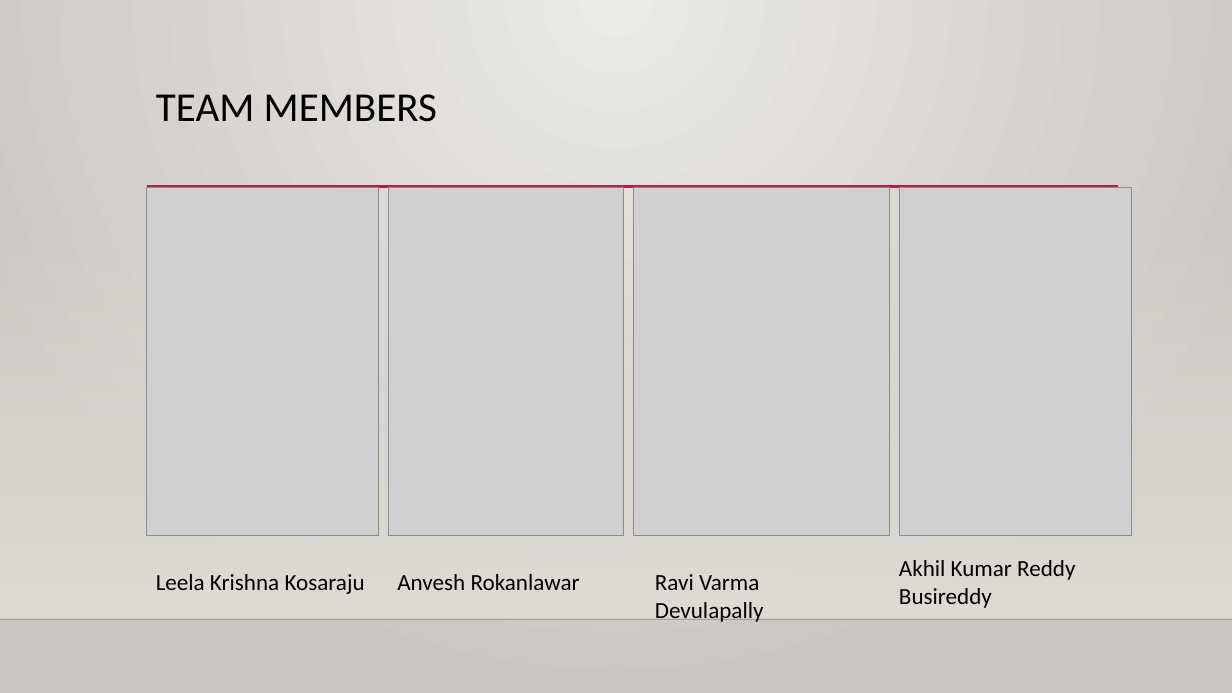
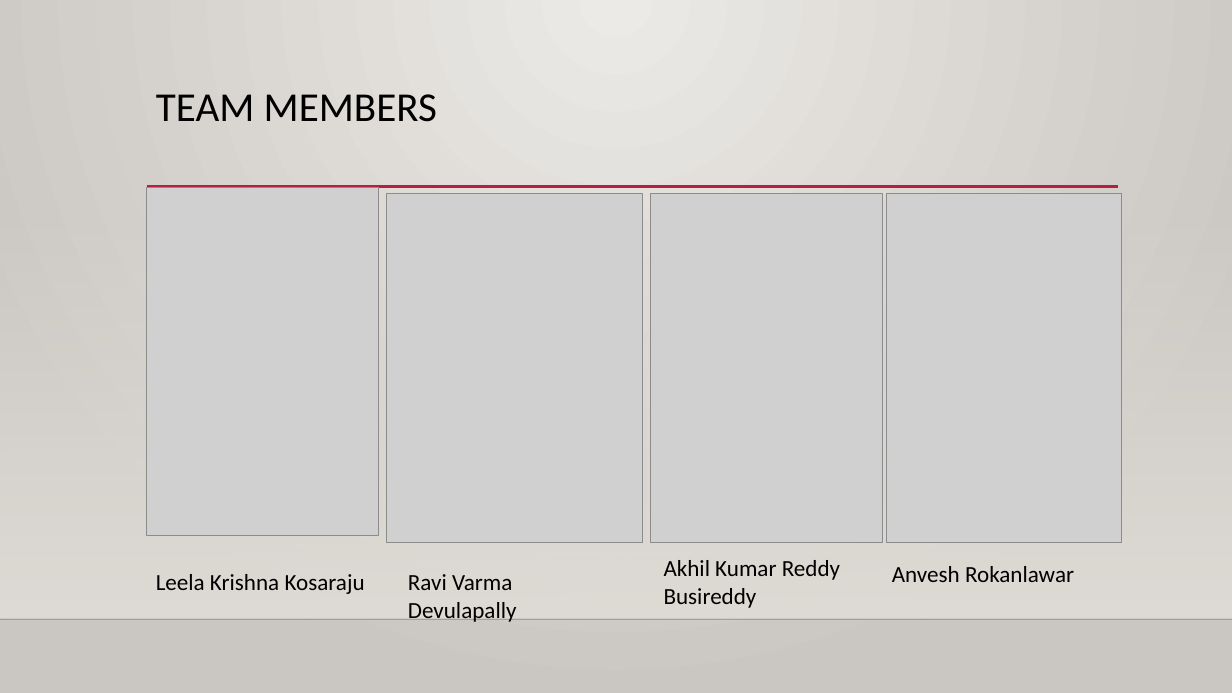
Before and after one commit to anveshrokanlawar/workshop-hive, a slide deck: slide 2 of Hive presentation.pptx. Drawn at 1232x693 pixels with LibreOffice and Linux fonts; fonts in the diff are those of the drawing; grey boxes stand for pictures; background and template pictures are left out. Boxes give left, top, right and bottom in pixels: in the first picture for what was removed or moved away, otherwise in the second. Text is boxed around its words. In the diff, an @@ line names an element or a change of style, - is before the commit and + after.

Commit message:
ppt

```diff
--- a/Hive presentation.pptx
+++ b/Hive presentation.pptx
@@ picture moved from (x1=634, y1=188, x2=890, y2=536) to (x1=386, y1=194, x2=642, y2=543) @@
@@ picture moved from (x1=900, y1=188, x2=1132, y2=536) to (x1=652, y1=194, x2=884, y2=543) @@
@@ picture moved from (x1=388, y1=188, x2=624, y2=536) to (x1=886, y1=194, x2=1122, y2=543) @@
@@ text "Ravi Varma Devulapally" moved from (x1=655, y1=574, x2=764, y2=622) to (x1=408, y1=574, x2=517, y2=622) @@
@@ text "Akhil Kumar Reddy Busireddy" moved from (x1=899, y1=560, x2=1075, y2=608) to (x1=664, y1=560, x2=840, y2=608) @@
@@ text "Anvesh Rokanlawar" moved from (x1=397, y1=574, x2=580, y2=590) to (x1=892, y1=566, x2=1074, y2=582) @@
```
Also in this commit, not shown: 1 slide added.
